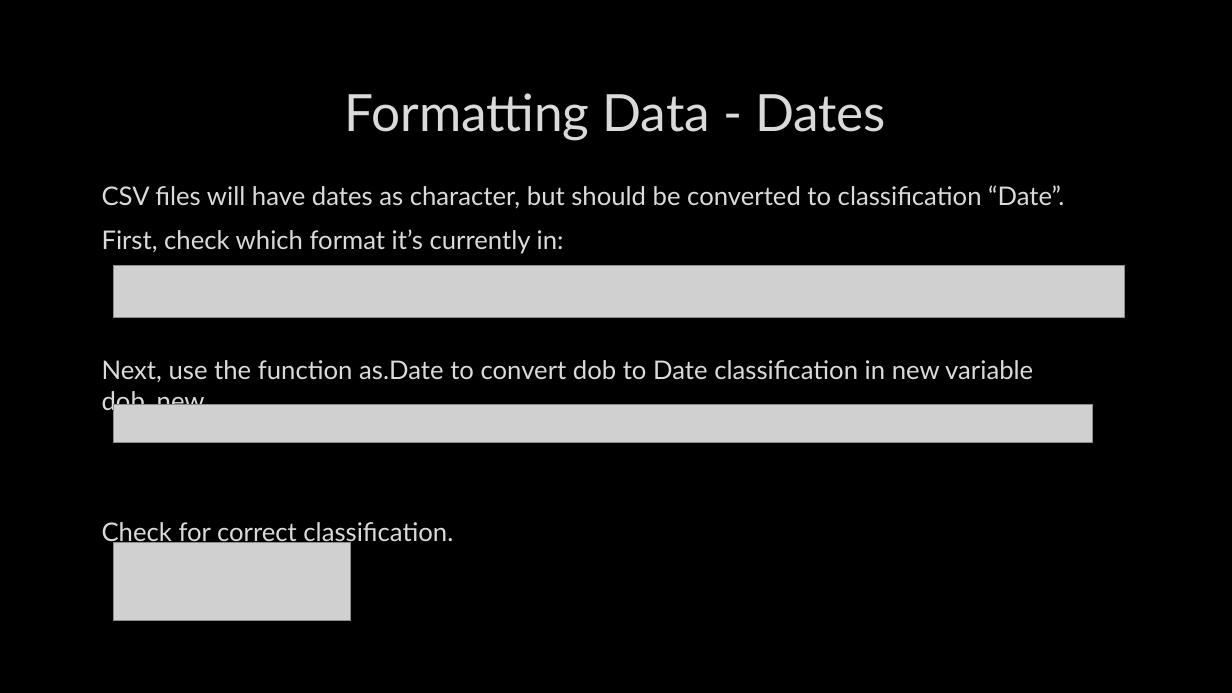
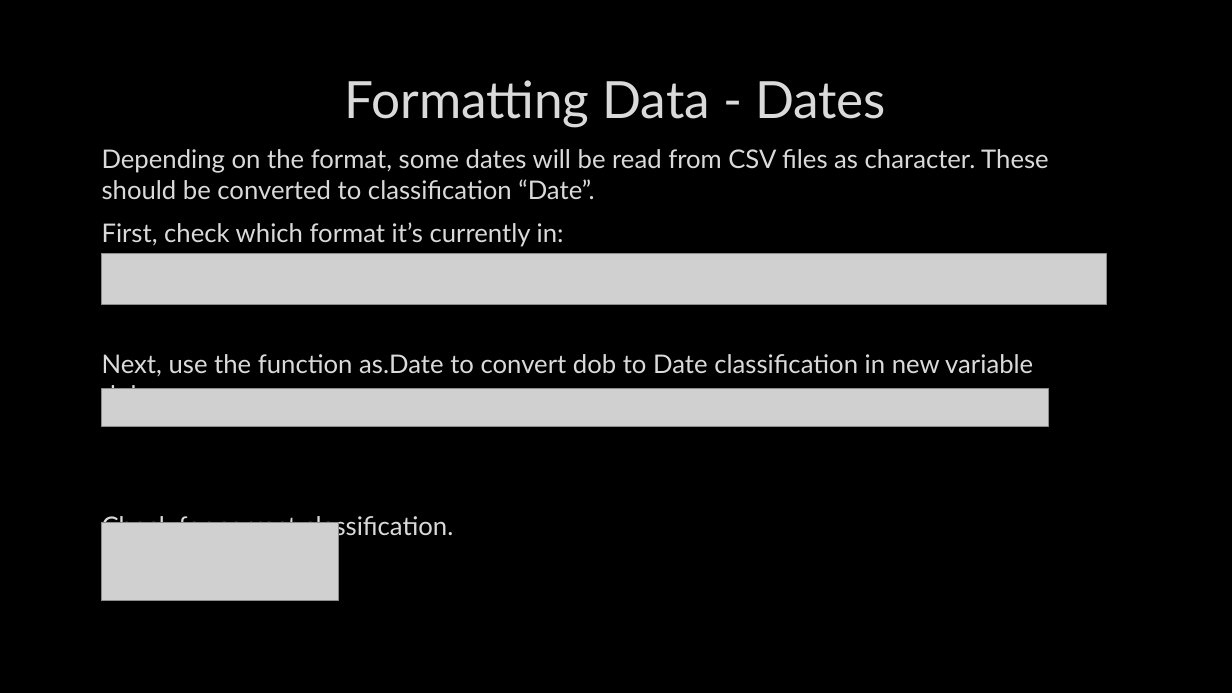
Before and after one commit to CharlotteLoobyRTI/IFDTC23, a slide deck: slide 7 of IFDTC_presentation_RTech.pptx. Drawn at 1232x693 pixels with LibreOffice and Linux fonts; fonts in the diff are those of the drawing; grey boxes stand for pictures; background and template pictures are left out. Boxes give left, top, right and bottom in pixels: in the first picture for what was removed or moved away, otherwise in the second. Text is boxed around its words. In the diff, an @@ line names an element or a change of style, - is before the commit and + after.

```diff
--- a/IFDTC_presentation_RTech.pptx
+++ b/IFDTC_presentation_RTech.pptx
@@ title "Formatting Data - Dates": place and size @@
-title "Formatting Data - Dates" at (345,93,886,140)
+title "Formatting Data - Dates" at (345,80,886,128)
@@ text "Depending on the format, some ...": place and size @@
-text "Depending on the format, some ..." at (102,185,1064,546)
+text "Depending on the format, some ..." at (102,149,1049,540)
@@ text at (102,149,1049,199): text changed @@
-CSV files will have dates as character, but should be converted to classification “Date”.
+Depending on the format, some dates will be read from CSV files as character. These should be converted to classification “Date”.
@@ picture: place and size @@
-picture at (114,265,1124,317)
+picture at (102,254,1107,305)
@@ picture added at (102,389,1049,427) @@
@@ picture removed at (114,405,1092,443) @@
@@ picture: place and size @@
-picture at (114,543,350,620)
+picture at (102,523,338,601)
```
Also in this commit, not shown: 11 other slides changed, 1 slide added, 1 slide removed.
